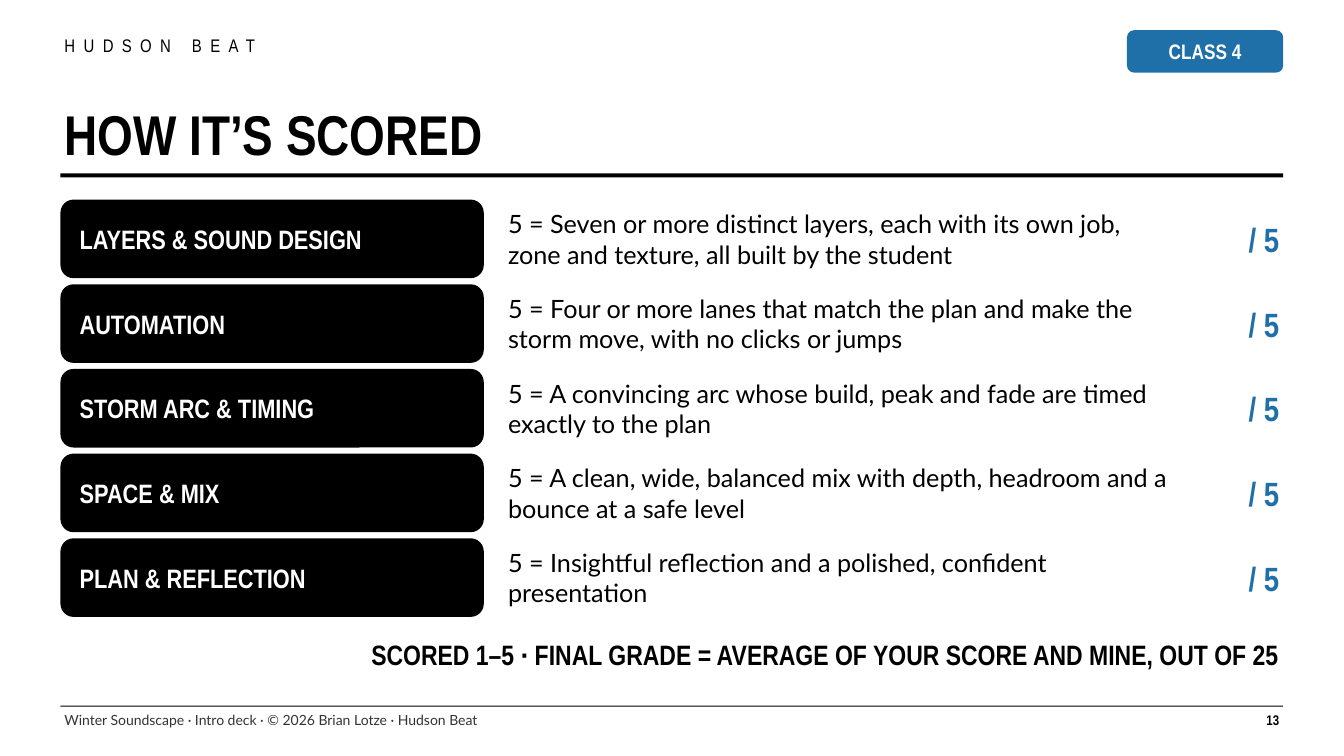
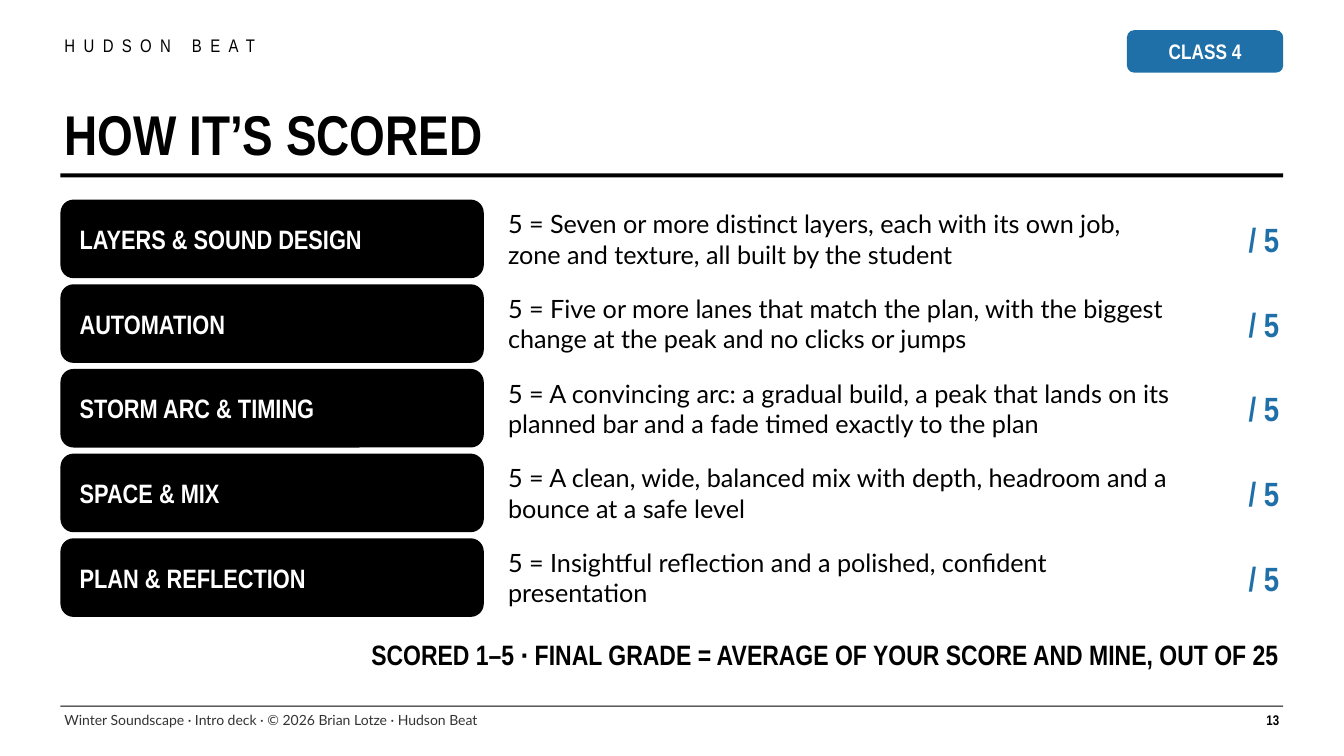
Before and after one commit to brianlotzemusic-glitch/WaltyCal, a slide deck: slide 13 of tpt/045-winter-soundscape-logic/winter-soundscape-intro-deck.pptx. Drawn at 1344x756 pixels with LibreOffice and Linux fonts; fonts in the diff are those of the drawing. Boxes give left, top, right and bottom in pixels: in the first picture for what was removed or moved away, otherwise in the second. Text is boxed around its words. In the diff, an @@ line names an element or a change of style, - is before the commit and + after.

```diff
--- a/tpt/045-winter-soundscape-logic/winter-soundscape-intro-deck.pptx
+++ b/tpt/045-winter-soundscape-logic/winter-soundscape-intro-deck.pptx
@@ text at box(508, 299, 1162, 353): text changed @@
-5 = Four or more lanes that match the plan and make the storm move, with no clicks or jumps
+5 = Five or more lanes that match the plan, with the biggest change at the peak and no clicks or jumps
@@ text at box(508, 384, 1169, 438): text changed @@
-5 = A convincing arc whose build, peak and fade are timed exactly to the plan
+5 = A convincing arc: a gradual build, a peak that lands on its planned bar and a fade timed exactly to the plan
```
Also in this commit, not shown: 3 other slides changed, 22 other files.
